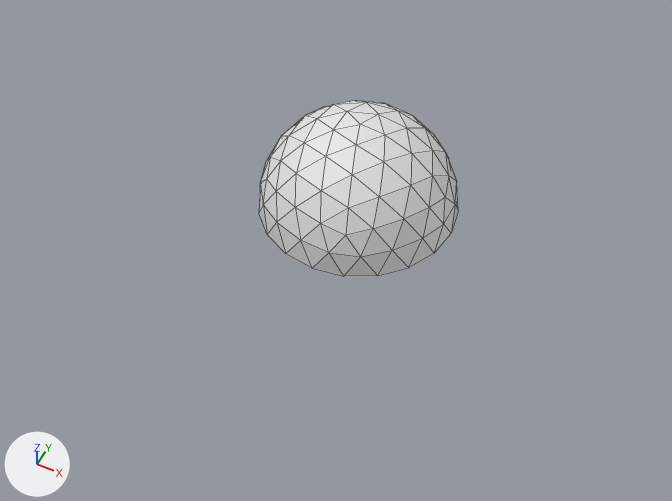
A saved change to the glTF model public/domo2/3d/domo.glb.
The view is the same before and after, from a 50 mm lens placed at (2.75, -6.01, 6.64), pointed at (0.08, -0.65, -0.05). Lighting does not change. The marker at lower left points along +X, +Y and +Z. Mesh edges are drawn as thin lines. Where no turn or scale is listed for an object, it has been applied to the vertices. Vertices at the same position are counted once.

The scene before the commit, as lines of its bpy script (objects in view):
```python
me_icosphere = bpy.data.meshes.new('Icosphere')
me_icosphere.from_pydata(...)  # 91 vertices, 160 faces; spans x -1.0..1.0, y -1.0..1.0, z 0.0..1.0
ob_icosphere = bpy.data.objects.new('Icosphere', me_icosphere)
ob_icosphere.location = (0.0, 0.0, 0.0)
```
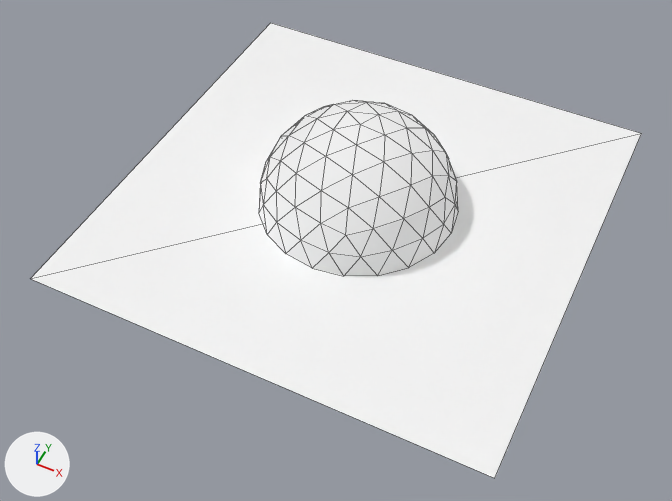
Edits to the bpy script that builds the scene:
```text
Add mat_material_001:
    mat_material_001 = principled_material('Material.001')
    mat_material_001.base_color = (1.0, 1.0, 1.0)  # white #ffffff
    mat_material_001.metallic = 1.0
    mat_material_001.roughness = 1.0
Add mat_material_002:
    mat_material_002 = principled_material('Material.002')
    mat_material_002.base_color = (1.0, 1.0, 1.0)  # white #ffffff
    mat_material_002.metallic = 1.0
    mat_material_002.roughness = 1.0
Change me_icosphere:
    where me_icosphere.from_pydata(...)  # 91 vertices, 160 faces; spans x -1.0..1.0, y -1.0..1.0, z 0.0..1.0
    used by ob_icosphere; location = (0.0, 0.0, 0.0)
    me_icosphere part 1: 160 faces spanning x -1.0..1.0, y -1.0..1.0, z 0.0..1.0 switch from no material to mat_material_001 (white #ffffff)
Add me_plane:
    me_plane.from_pydata([(-2.28, -2.28, 0.0), (2.28, -2.28, 0.0), (-2.28, 2.28, 0.0), (2.28, 2.28, 0.0)], [], [(0, 1, 3), (0, 3, 2)])
    me_plane.materials.append(mat_material_002)  # white #ffffff
Add ob_plane:
    ob_plane = bpy.data.objects.new('Plane', me_plane)
    ob_plane.location = (0.0, 0.0, 0.0)
```

Location of each change, (x1, y1, x2, y2) in pixels of the pictures (672 x 501 px):
'Plane', added
    after: (31, 23, 642, 478)
part 1 of me_icosphere, recoloured
    both: (259, 100, 458, 276)
